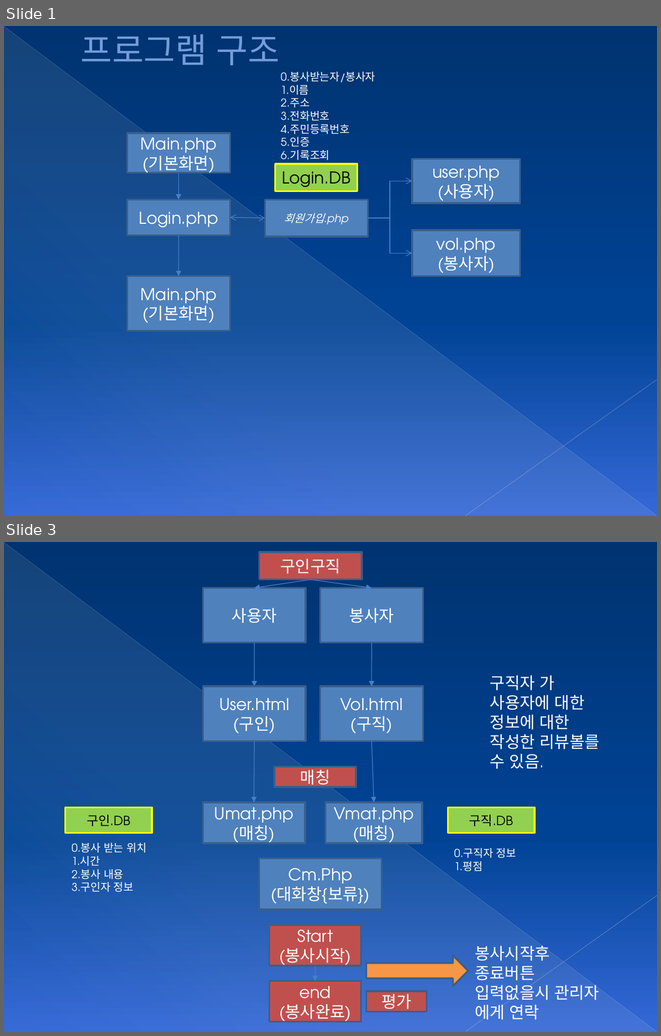
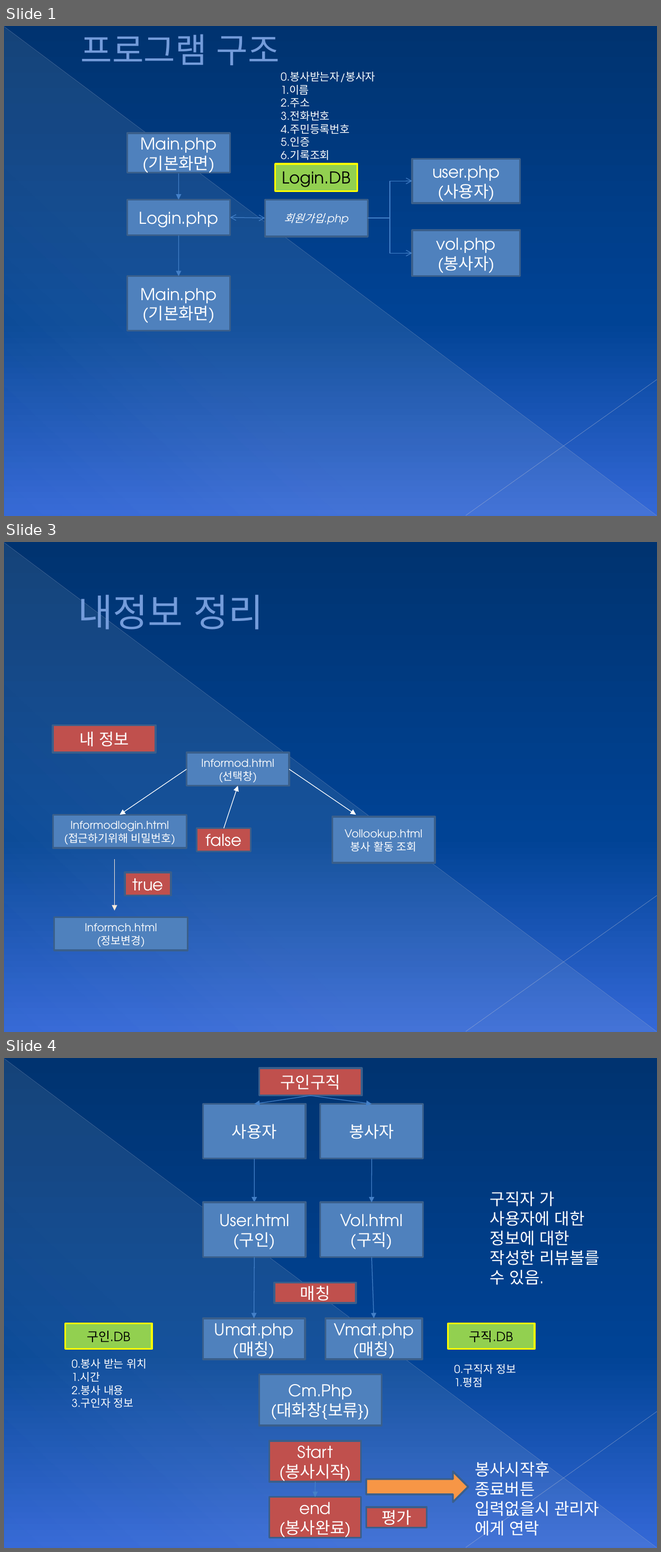
Before and after one commit to HighWoo/HelpingProject-php-mysql, a slide deck: 헬핑프로그램구조.pptx. Shown one above the other, each under a label of ours: slides 1 and 3 before the commit, slides 1, 3 and 4 after it; the slides between them are not shown. The pictures are 661x1036 and 661x1552 pixels, drawn with LibreOffice and Linux fonts; fonts in the diff are those of the drawing. Boxes give left, top, right and bottom in pixels: in the first picture for what was removed or moved away, otherwise in the second. Text is boxed around its words. In the diff, an @@ line names an element or a change of style, - is before the commit and + after.

```diff
--- a/헬핑프로그램구조.pptx
+++ b/헬핑프로그램구조.pptx
@@ slide 3 added at box(4, 542, 657, 1032), background gradient #003371 to #004396 to #3566D7; not listed: 3 template elements that a slide beside it also shows @@
@@ title added at box(78, 594, 264, 636), 42 pt, text #749CDB @@
+내정보 정리
@@ rectangle added at box(53, 725, 156, 753), fill #C0504D, outline #3A5F8C 2 pt, 18 pt, text #FFFFFF @@
+내 정보
@@ rectangle added at box(187, 752, 289, 786), fill #4F81BD, outline #3A5F8C 2 pt, 12 pt, text #FFFFFF @@
+Informod.html
+(선택창)
@@ arrow added from (187, 769) to (120, 814), #FFFFFF 0.75 pt @@
@@ arrow added from (289, 769) to (356, 814), #FFFFFF 0.75 pt @@
@@ arrow added from (224, 828) to (238, 786), #FFFFFF 0.75 pt @@
@@ rectangle added at box(53, 814, 187, 848), fill #4F81BD, outline #3A5F8C 2 pt, 12 pt, text #FFFFFF @@
+Informodlogin.html
+(접근하기위해 비밀번호)
@@ rectangle added at box(333, 817, 435, 863), fill #4F81BD, outline #3A5F8C 2 pt, 12 pt, text #FFFFFF @@
+Vollookup.html
+봉사 활동 조회
@@ rectangle added at box(196, 828, 251, 852), fill #C0504D, outline #3A5F8C 2 pt, 18 pt, text #FFFFFF @@
+false
@@ arrow added from (114, 859) to (114, 910), #FDEADA 0.75 pt @@
@@ rectangle added at box(125, 872, 171, 896), fill #C0504D, outline #3A5F8C 2 pt, 18 pt, text #FFFFFF @@
+true
@@ rectangle added at box(54, 917, 188, 950), fill #4F81BD, outline #3A5F8C 2 pt, 12 pt, text #FFFFFF @@
+Informch.html
+(정보변경)
@@ what was slide 3 is now slide 4 @@
```
Also in this commit, not shown: 1 slide changed.
